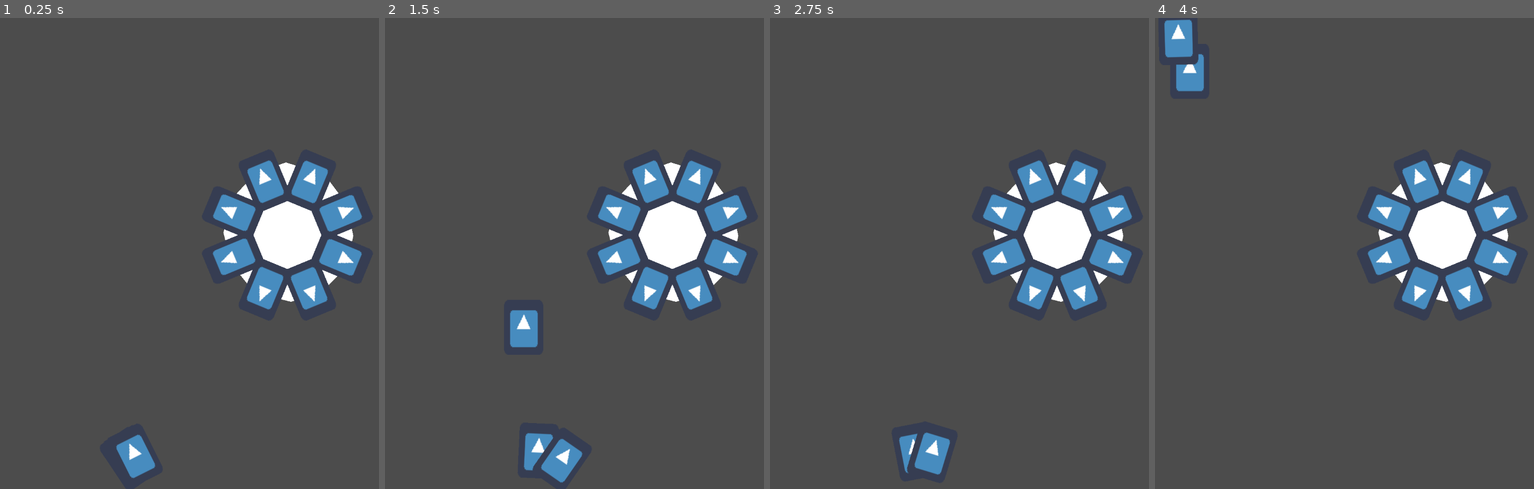
Above: before the commit, frames 1-4 (left to right).
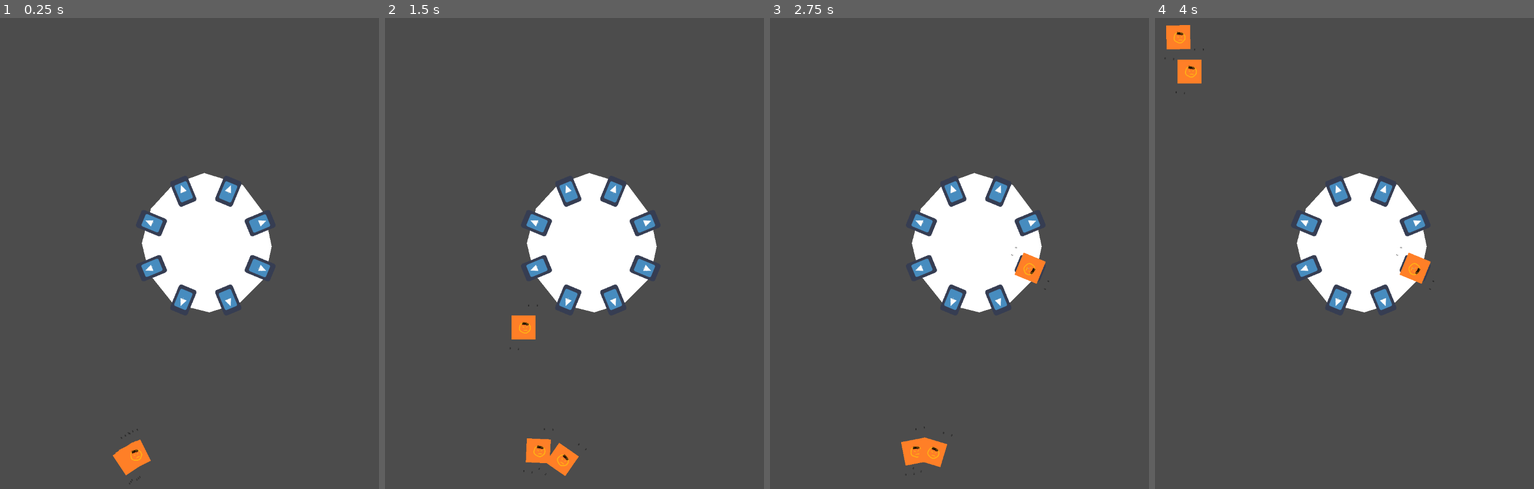
Above: after the commit, the same moments.

Repository: AbeVos/ggj-2022
Game: Godot game, scene res://Board.tscn
Same seed, same stepped clock (60 frames per second), same inputs: the game is played once before the commit and once after it. The engine's default icon, where the game draws it, is replaced by a stand-in: a white triangle on a blue panel in a dark square.
Inputs (mouse positions are in pixels of both pictures, inside the frame that each line leads up to):
- Up to frame 1 (0.25 s): no input
- Up to frame 2 (1.5 s): move the mouse to (703, 229) at 0.52 s; click (703, 229) at 0.67 s; tap Enter at 1.25 s; drag from (513, 460) to (726, 258) at 1.27 s
- Up to frame 3 (2.75 s): move the mouse to (1031, 149) at 2.02 s; click (1031, 149) at 2.17 s
- Up to frame 4 (4 s): tap Space at 2.75 s; drag from (1344, 347) to (1465, 291) at 2.77 s; move the mouse to (1511, 324) at 3.52 s; click (1511, 324) at 3.67 s

The runs differ from the first frame. In frame 1, 13% of the frame differs, in the area x 29-96%, y 30-99%; in frame 2, 14%, in the area x 32-96%, y 30-99%; in frame 3, 13%; in frame 4, 13%.

Commit message:
Integrate attack function into turn management.

Diff:
--- a/Board.tscn
+++ b/Board.tscn
@@ -12,7 +12,7 @@
 
 [node name="Root" type="Node"]
 script = ExtResource( 2 )
-turn_actions = [ "draw", "place", "discard", "rotate" ]
+turn_actions = [ "draw", "place", "discard", "attack", "rotate" ]
 
 [node name="Control" type="Control" parent="."]
 anchor_left = 0.5
@@ -28,7 +28,6 @@
 }
 
 [node name="Board" type="Node2D" parent="Control"]
-position = Vector2( 208, -27 )
 script = ExtResource( 1 )
 
 [node name="Wheel" type="Polygon2D" parent="Control/Board"]
--- a/board.gd
+++ b/board.gd
@@ -12,62 +12,159 @@
 
 var tween
 var angle = 0
+var player_attacking = false
+var card_list = []
+var card_data
+var is_day = [true, true, true, true, false, false, false, false]
 
 
 func _ready():
-    tween = Tween.new()
-    add_child(tween)
+	tween = Tween.new()
+	add_child(tween)
 
-    for sector in range(2 * sectors):
-        var slot = slot_scene.instance()
+	for sector in range(2 * sectors):
+		var slot = slot_scene.instance()
+		slot.get_node("Label").text = str(sector)
 
-        $Slots.add_child(slot)
-        slot.connect("slot_occupied", self, "_on_CardSlot_slot_occupied")
+		$Slots.add_child(slot)
+		slot.connect("slot_occupied", self, "_on_CardSlot_slot_occupied")
+		slot.connect("slot_clicked", self, "_on_CardSlot_slot_clicked")
 
-        var angle_offset = 360.0 / (2 * sectors) * (sector + 0.5)
-        slot.position = radius * Vector2(
-            cos(deg2rad(angle_offset)),
-            sin(deg2rad(angle_offset)))
-        slot.rotation_degrees = angle_offset + 90
+		var angle_offset = (
+			360.0 / (2 * sectors)  # Angle of a sector.
+			* (sector + 0.5)  # Sector index offset + halfsector offset.
+		)
+		slot.position = radius * Vector2(
+			cos(deg2rad(angle_offset)),
+			sin(deg2rad(angle_offset)))
+		slot.rotation_degrees = angle_offset + 90
 
 
 func rotate_board(turns: int):
-    var clockwise = turns > 0
-    for _idx in range(abs(turns)):
-        single_rotation(clockwise)
-        yield(tween, "tween_all_completed")
+	var clockwise = turns > 0
+	for _idx in range(abs(turns)):
+		single_rotation(clockwise)
+		yield(tween, "tween_all_completed")
 
-        angle = angle % (2 * sectors)
-        emit_signal("new_angle", angle)
+		angle = (angle + sign(turns)) % (2 * sectors)
+		emit_signal("new_angle", angle)
+		print("New angle ", angle)
 
-    emit_signal("rotation_complete")
+	for idx in range(2 * sectors):
+		var is_bottom = slot_is_bottom(idx)
+		var slot = $Slots.get_children()[idx]
+
+
+	emit_signal("rotation_complete")
 
 
 func single_rotation(clockwise: bool):
-    var angle_degrees = 360.0 / (2 * sectors)
+	var angle_degrees = 360.0 / (2 * sectors)
 
-    if not clockwise:
-        angle_degrees = -angle_degrees
+	if not clockwise:
+		angle_degrees = -angle_degrees
 
-    tween.interpolate_property(
-        self, "rotation_degrees",
-        rotation_degrees, rotation_degrees + angle_degrees, rotation_duration,
-        Tween.TRANS_QUINT, Tween.EASE_IN_OUT)
-    tween.start()
+	tween.interpolate_property(
+		self, "rotation_degrees",
+		rotation_degrees, rotation_degrees + angle_degrees, rotation_duration,
+		Tween.TRANS_QUINT, Tween.EASE_IN_OUT)
+	tween.start()
+
+
+func slot_is_bottom(slot: int) -> bool:
+	return (slot + angle) % (2 * sectors) < sectors
+
+
+func get_card_in_slot(idx: int):
+	var slot = $Slots.get_children()[idx].get_node("Slot")
+
+	print(slot.get_children())
+	if len(slot.get_children()) == 1:
+		return slot.get_children()[0]
+
+	return null
+
+
+
+func player_can_attack() -> bool:
+	for idx in range(2 * sectors):
+		if not slot_is_bottom(idx):
+			continue
+
+		if get_card_in_slot(idx) != null:
+			return true
+
+	return false
+
+
+func attack(attacker_index: int):
+	# var attacker_index = card_list.find(attacking_card)
+	var opponent_index = (
+		(attacker_index + sectors)
+		% (2 * sectors))
+
+	var attacking_card = get_card_in_slot(attacker_index)
+	var opponent_card = get_card_in_slot(opponent_index)
+
+	if attacking_card == null:
+		push_error("There is no attacking card")
+
+	if opponent_card == null:
+		# TODO: Attack opponent.
+		return
+
+	# Handel hier de abillities af
+
+	# verediging - aanval
+	var attack_result = 0
+
+	if slot_is_bottom(attacker_index):
+		attack_result = (
+			card_data[opponent_card.id].defence_night_value
+			- card_data[attacking_card.id].attack_day_value
+		)
+
+	else:
+		attack_result = (
+			card_data[opponent_card.id].defence_day_value
+			- card_data[attacking_card.id].attack_night_value
+		)
+
+	print("Attack result ", attack_result)
 
 
 func _on_Root_next_action(turn, player):
-    match turn:
-        "rotate":
-            rotate_board(1)
+	player_attacking = false
 
-            yield(self, "rotation_complete")
+	match turn:
+		"rotate":
+			rotate_board(1)
 
-            emit_signal("action_ended", turn, {})
-        "place":
-            if player == 1:
-                emit_signal("action_ended", turn, {"skipped": true})
+			yield(self, "rotation_complete")
+
+			emit_signal("action_ended", turn, {})
+		"place":
+			if player > 0:
+				emit_signal("action_ended", turn, {"skipped": true})
+		"attack":
+			if player == 0 and player_can_attack():
+				player_attacking = true
+			else:
+				emit_signal("action_ended", turn, {"skipped": true})
 
 
 func _on_CardSlot_slot_occupied(slot, card):
-    emit_signal("action_ended", "place", {"slot": slot, "card": card})
+	emit_signal("action_ended", "place", {"slot": slot, "card": card})
+
+
+func _on_CardSlot_slot_clicked(slot, card):
+	if not player_attacking:
+		return
+
+	print("Attack!")
+
+	var idx = $Slots.get_children().find(slot)
+
+	attack(idx)
+
+	emit_signal("action_ended", "attack", {})
--- a/card-slots/CardSlot.tscn
+++ b/card-slots/CardSlot.tscn
@@ -5,10 +5,10 @@
 [ext_resource path="res://icon.png" type="Texture" id=3]
 
 [node name="CardSlot" type="Node2D"]
+scale = Vector2( 0.5, 0.5 )
 script = ExtResource( 1 )
 
 [node name="Area" type="Area2D" parent="."]
-input_pickable = false
 monitoring = false
 
 [node name="Collision" type="CollisionShape2D" parent="Area"]
@@ -19,3 +19,12 @@
 texture = ExtResource( 3 )
 
 [node name="Slot" type="Node2D" parent="."]
+
+[node name="Label" type="Label" parent="."]
+margin_right = 40.0
+margin_bottom = 14.0
+__meta__ = {
+"_edit_use_anchors_": false
+}
+
+[connection signal="input_event" from="Area" to="." method="_on_Area_input_event"]
--- a/card-slots/card-slot.gd
+++ b/card-slots/card-slot.gd
@@ -3,55 +3,69 @@
 
 signal slot_occupied(this, card)
 signal slot_freed(this, card)
+signal slot_clicked(this, card)
 
 var tween
 var is_occupied := false
+var is_bottom := true
 
 
 func _ready():
-    tween = Tween.new()
-    add_child(tween)
+	tween = Tween.new()
+	add_child(tween)
 
 
 func occupy_slot(card):
-    if is_occupied:
-        push_error(name + " is already occupied!")
+	if is_occupied:
+		push_error(name + " is already occupied!")
 
-    var position = card.global_position
-    var rotation = card.global_rotation_degrees
+	var position = card.global_position
+	var rotation = card.global_rotation_degrees
 
-    is_occupied = true
-    var card_parent = card.get_parent()
-    card_parent.remove_child(card)
-    $Slot.add_child(card)
+	is_occupied = true
+	var card_parent = card.get_parent()
+	card_parent.remove_child(card)
+	$Slot.add_child(card)
 
-    card.global_position = position
-    card.global_rotation_degrees = rotation
+	card.global_position = position
+	card.global_rotation_degrees = rotation
 
-    tween.interpolate_property(
-        card, "position",
-        card.position, Vector2.ZERO, 1.0,
-        Tween.TRANS_ELASTIC, Tween.EASE_OUT)
-    tween.interpolate_property(
-        card, "rotation_degrees",
-        card.rotation_degrees, 0.0, 1.0,
-        Tween.TRANS_ELASTIC, Tween.EASE_OUT)
+	tween.interpolate_property(
+		card, "position",
+		card.position, Vector2.ZERO, 1.0,
+		Tween.TRANS_ELASTIC, Tween.EASE_OUT)
+	tween.interpolate_property(
+		card, "rotation_degrees",
+		card.rotation_degrees, 0.0, 1.0,
+		Tween.TRANS_ELASTIC, Tween.EASE_OUT)
 
-    tween.start()
+	tween.start()
 
-    yield(tween, "tween_all_completed")
+	yield(tween, "tween_all_completed")
 
-    emit_signal("slot_occupied", self, card)
+	emit_signal("slot_occupied", self, card)
 
 
 func free_slot():
-    if not is_occupied:
-        push_error(name + " is not occupied, cannot be freed!")
+	if not is_occupied:
+		push_error(name + " is not occupied, cannot be freed!")
 
-    is_occupied = false
-    var card = $Slot.get_children()[0]
-    $Slot.remove_child(card)
+	is_occupied = false
+	var card = $Slot.get_children()[0]
+	$Slot.remove_child(card)
 
-    emit_signal("slot_freed", self, card)
+	emit_signal("slot_freed", self, card)
 
-    return card
+	return card
+
+
+func _on_Area_input_event(_viewport, event, _shape_idx):
+	if (
+		event is InputEventMouseButton
+		and event.pressed
+		and event.button_index == 1
+	):
+		if len($Slot.get_children()) == 1:
+			emit_signal("slot_clicked", self, $Slot.get_children()[0])
+		elif len($Slot.get_children()) > 1:
+			push_error("Slot has more than one child.")
--- a/cards/scenes/card.tscn
+++ b/cards/scenes/card.tscn
@@ -53,7 +53,7 @@
 "_edit_use_anchors_": false
 }
 
-[node name="DefenseDayLabel" type="Label" parent="."]
+[node name="DefenceDayLabel" type="Label" parent="."]
 margin_left = 20.0
 margin_top = -117.0
 margin_right = 32.0
--- a/cards/scripts/card-face.gd
+++ b/cards/scripts/card-face.gd
@@ -13,10 +13,10 @@
 func _ready():
 	var data = db.card_data[id]
 
-	attack_day = data.attack_day_value
-	attack_night = data.attack_night_value
-	defence_day = data.defence_day_value
-	defence_night = data.defence_night_value
+	set_attack_day(data.attack_day_value)
+	set_attack_night(data.attack_night_value)
+	set_defence_day(data.defence_day_value)
+	set_defence_night(data.defence_night_value)
 
 	$Image.texture = load(data.image_path)
 
--- a/handcards/HandCard.tscn
+++ b/handcards/HandCard.tscn
@@ -1,10 +1,11 @@
 [gd_scene load_steps=4 format=2]
 
 [ext_resource path="res://handcards/hand-card.gd" type="Script" id=1]
-[ext_resource path="res://icon.png" type="Texture" id=2]
+[ext_resource path="res://cards/scenes/card.tscn" type="PackedScene" id=2]
 [ext_resource path="res://handcards/card-collider.tres" type="Shape2D" id=3]
 
 [node name="HandCard" type="Node2D"]
+scale = Vector2( 0.5, 0.5 )
 script = ExtResource( 1 )
 
 [node name="Area" type="Area2D" parent="."]
@@ -12,9 +13,7 @@
 [node name="Collision" type="CollisionShape2D" parent="Area"]
 shape = ExtResource( 3 )
 
-[node name="Sprite" type="Sprite" parent="."]
-scale = Vector2( 1.5625, 2.1875 )
-texture = ExtResource( 2 )
+[node name="CardFace" parent="." instance=ExtResource( 2 )]
 
 [connection signal="area_entered" from="Area" to="." method="_on_Area_area_entered"]
 [connection signal="area_exited" from="Area" to="." method="_on_Area_area_exited"]
--- a/handcards/hand-card.gd
+++ b/handcards/hand-card.gd
@@ -34,7 +34,7 @@
         var target_slot = find_closest_slot()
 
         if target_slot != null:
-            target_slot.occupy_slot($Sprite)
+            target_slot.occupy_slot($CardFace)
 
             # call_deferred("queue_free")
             call_deferred("free")
@@ -101,7 +101,7 @@
 
         var slot = area.get_parent()
 
-        if slot.is_occupied:
+        if slot.is_occupied or not slot.is_bottom:
             continue
 
         var distance = global_position.distance_squared_to(
Not shown, changed: .gitignore
